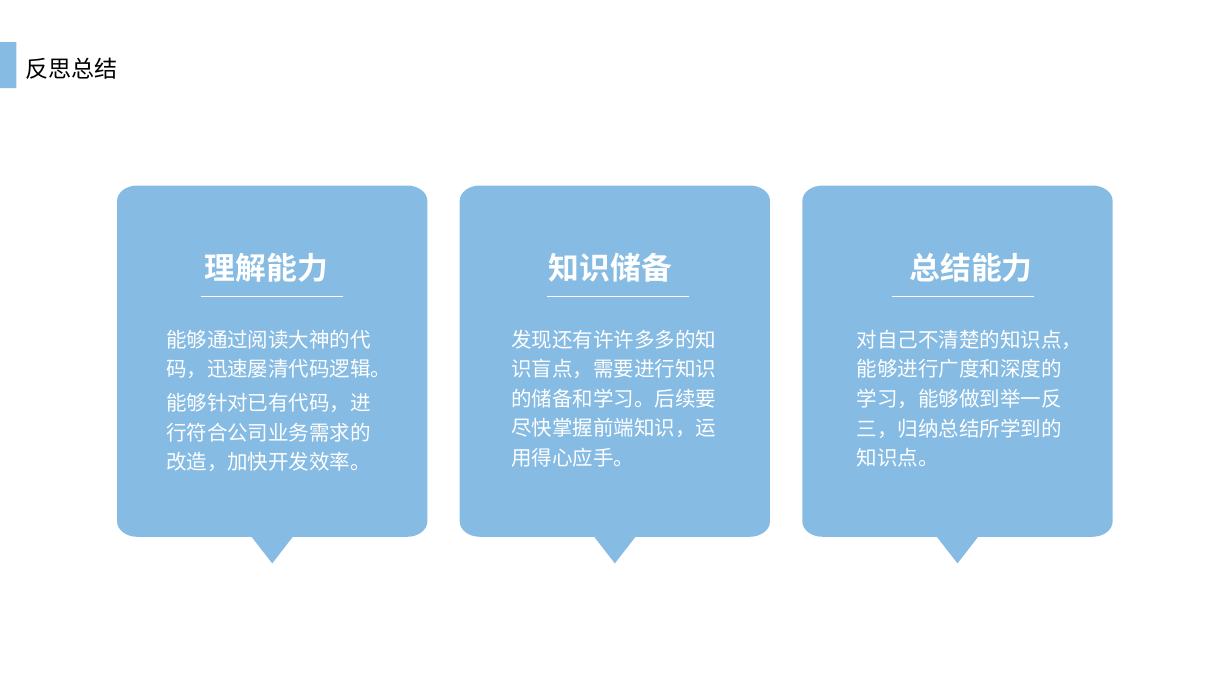
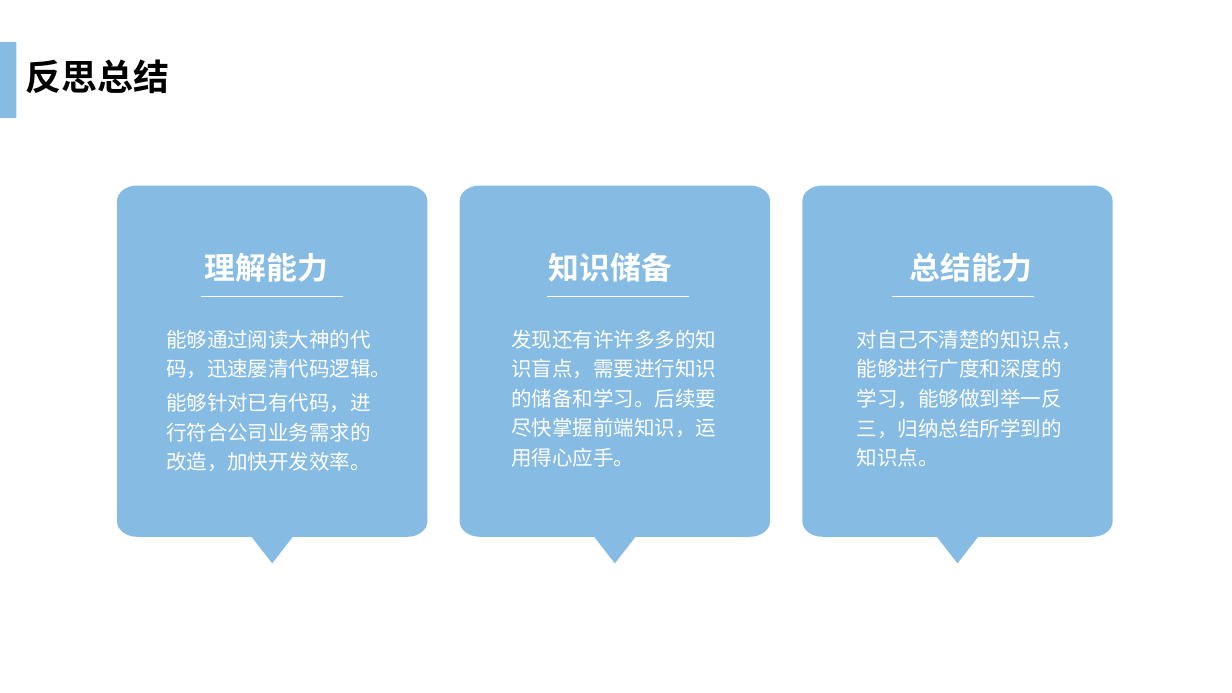
Before and after one commit to mircode/markdown, a slide deck: slide 36 of her/工作报告.pptx. Drawn at 1232x693 pixels with LibreOffice and Linux fonts; fonts in the diff are those of the drawing. Boxes give left, top, right and bottom in pixels: in the first picture for what was removed or moved away, otherwise in the second. Text is boxed around its words. In the diff, an @@ line names an element or a change of style, - is before the commit and + after.

```diff
--- a/her/工作报告.pptx
+++ b/her/工作报告.pptx
@@ rectangle: place and size @@
-rectangle at bbox=[0, 43, 17, 89]
+rectangle at bbox=[0, 43, 17, 118]
@@ text "反思总结" at bbox=[26, 59, 170, 94]: size 18 to 28 pt, bold on @@
```
Also in this commit, not shown: 3 other slides changed, 2 other files.
